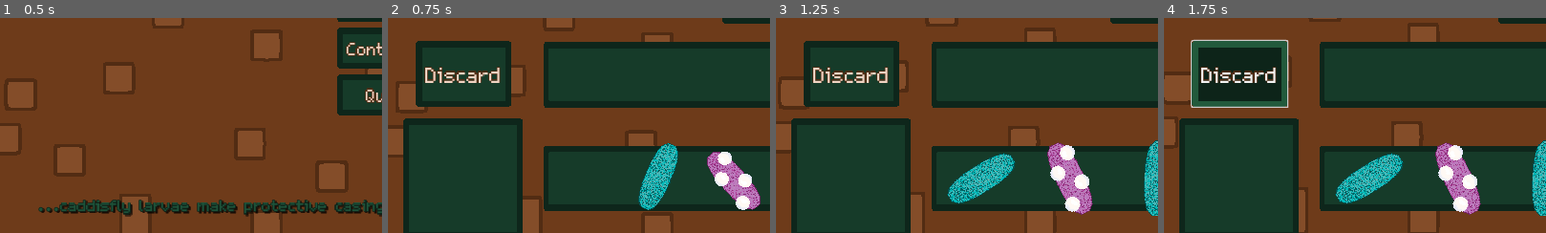
Above: before the commit, frames 1-4 (left to right).
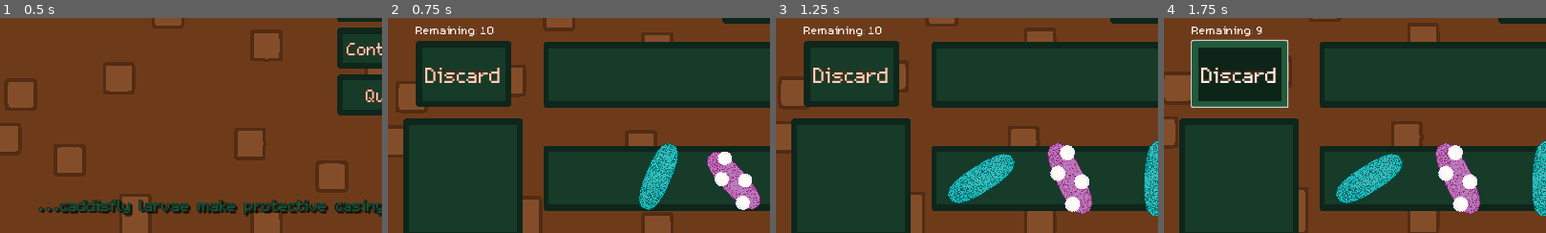
Above: after the commit, the same moments.

Repository: Splashy-Inc/caddishack
Game: Godot game, scene res://SCENES/screen_manager.tscn
Same seed, same stepped clock (60 frames per second), same inputs: the game is played once before the commit and once after it. The engine's default icon, where the game draws it, is replaced by a stand-in: a white triangle on a blue panel in a dark square.
Inputs:
- Up to frame 1 (0.5 s): no input
- Up to frame 2 (0.75 s): click "Play" at 0.5 s
- Up to frame 3 (1.25 s): no input
- Up to frame 4 (1.75 s): click "Discard" at 1.25 s
The pictures show only the part of the screen within x 0-50%, y 46-96%; the shares and areas given below are measured in that part.

Frame 1 is identical in both runs. In frame 2, 0.4% of the frame differs, in the area x 7-28%, y 3-9%; in frame 3, 0.4%; in frame 4, 0.3%.

Commit message:
Limited discards and disable when not usable
2 discards per bracelet

Diff:
--- a/SCENES/CRAFT_STATION/bracelet_station.tscn
+++ b/SCENES/CRAFT_STATION/bracelet_station.tscn
@@ -11,6 +11,7 @@
 [ext_resource type="StyleBox" uid="uid://b4ohcrep4kgqi" path="res://RESOURCES/button_box_hover.tres" id="7_wvnwv"]
 [ext_resource type="Resource" uid="uid://c81ojbagj28o1" path="res://RESOURCES/test_bead_pile.tres" id="9_crcei"]
 [ext_resource type="StyleBox" uid="uid://clyq3pof6wks3" path="res://RESOURCES/button_box_normal.tres" id="10_18jgd"]
+[ext_resource type="PackedScene" uid="uid://45xgooudgaro" path="res://SCENES/CRAFT_STATION/discard_button.tscn" id="10_r73u2"]
 [ext_resource type="PackedScene" uid="uid://dgcnerkvrs865" path="res://SCENES/run_info_button.tscn" id="12_b481e"]
 [ext_resource type="PackedScene" uid="uid://b0qf7jypiefqa" path="res://SCENES/GUI/station_ui.tscn" id="13_vg1c5"]
 
@@ -49,19 +50,11 @@
 [node name="SelectionPanel" parent="PlayingField" instance=ExtResource("6_kjoem")]
 position = Vector2(640, 425)
 
-[node name="DiscardButton" type="Button" parent="PlayingField"]
-custom_minimum_size = Vector2(0, 110)
+[node name="DiscardButton" parent="PlayingField" instance=ExtResource("10_r73u2")]
 offset_left = 47.0
 offset_top = 370.0
 offset_right = 207.0
 offset_bottom = 480.0
-size_flags_horizontal = 0
-size_flags_vertical = 0
-theme = ExtResource("6_nek36")
-theme_override_font_sizes/font_size = 55
-theme_override_styles/hover = ExtResource("7_wvnwv")
-theme_override_styles/normal = ExtResource("10_18jgd")
-text = "Discard"
 
 [node name="DiscardPile" parent="PlayingField" instance=ExtResource("7_atnpg")]
 z_index = 1
--- /dev/null
+++ b/SCENES/CRAFT_STATION/discard_button.tscn
@@ -0,0 +1,37 @@
+[gd_scene load_steps=6 format=3 uid="uid://45xgooudgaro"]
+
+[ext_resource type="Theme" uid="uid://x3hcgv6o4dat" path="res://RESOURCES/brown_text.tres" id="1_tl6gn"]
+[ext_resource type="StyleBox" uid="uid://cqe3jf4ia3cgx" path="res://RESOURCES/button_box_disabled.tres" id="2_fskat"]
+[ext_resource type="StyleBox" uid="uid://b4ohcrep4kgqi" path="res://RESOURCES/button_box_hover.tres" id="3_ffh40"]
+[ext_resource type="StyleBox" uid="uid://clyq3pof6wks3" path="res://RESOURCES/button_box_normal.tres" id="4_ks4c6"]
+[ext_resource type="Script" path="res://SCRIPTS/CRAFT_STATION/discard_button.gd" id="5_b7rid"]
+
+[node name="DiscardButton" type="Button"]
+custom_minimum_size = Vector2(0, 110)
+offset_right = 160.0
+offset_bottom = 110.0
+size_flags_horizontal = 0
+size_flags_vertical = 0
+theme = ExtResource("1_tl6gn")
+theme_override_font_sizes/font_size = 55
+theme_override_styles/disabled = ExtResource("2_fskat")
+theme_override_styles/hover = ExtResource("3_ffh40")
+theme_override_styles/normal = ExtResource("4_ks4c6")
+text = "Discard"
+script = ExtResource("5_b7rid")
+
+[node name="HBoxContainer" type="HBoxContainer" parent="."]
+custom_minimum_size = Vector2(160, 0)
+layout_mode = 0
+offset_top = -40.0
+offset_right = 40.0
+
+[node name="Label" type="Label" parent="HBoxContainer"]
+layout_mode = 2
+text = "Remaining:"
+horizontal_alignment = 2
+
+[node name="Number" type="Label" parent="HBoxContainer"]
+layout_mode = 2
+text = "0"
+horizontal_alignment = 2
--- a/SCRIPTS/CRAFT_STATION/bracelet_station.gd
+++ b/SCRIPTS/CRAFT_STATION/bracelet_station.gd
@@ -11,6 +11,7 @@
 @onready var bracelet_panel: BraceletContructionPanel = $PlayingField/BraceletPanel
 @onready var complete_bracelet_panel: BraceletContainer = $PlayingField/CompleteBraceletPanel
 @onready var info_panel: BraceletInfoPanel = $PlayingField/InfoPanel
+@onready var discard_button: DiscardButton = $PlayingField/DiscardButton
 
 # Called when the node enters the scene tree for the first time.
 func _ready() -> void:
@@ -31,16 +32,19 @@
 		else:
 			print("No more beads!")
 		await get_tree().create_timer(.05).timeout
+	check_can_discard()
 
-func get_beads_in_play():
+func get_beads_in_play() -> Array[Bead]:
 	return selection_panel.get_beads() + hand_panel.get_beads()
 
 func _on_hand_panel_bead_clicked(bead: Bead) -> void:
 	if selection_panel.get_beads().size() < bracelet_panel.bracelet.get_open_slot_count():
 		selection_panel.add_bead(bead)
+	check_can_discard()
 
 func _on_selection_panel_bead_clicked(bead: Bead) -> void:
 	hand_panel.add_bead(bead)
+	check_can_discard()
 
 func _on_play_pressed() -> void:
 	play_selection()
@@ -52,13 +56,6 @@
 		info_panel.update_bracelet_info(bracelet_panel.bracelet)
 
 	if bracelet_panel.bracelet.is_complete():
-		print("Bracelet completed!")
-		print(bracelet_panel.bracelet.calculate_value())
-		print(bracelet_panel.bracelet.info.points)
-		print(bracelet_panel.bracelet.info.mult)
-		print(bracelet_panel.bracelet.info.color_chains)
-		print(bracelet_panel.bracelet.info.special_chains)
-
 		await get_tree().create_timer(.5).timeout
 		Globals.change_run_money(bracelet_panel.bracelet.calculate_value())
 		complete_bracelet_panel.add_bracelet(bracelet_panel.bracelet)
@@ -78,10 +75,12 @@
 	discard_selection()
 
 func discard_selection():
-	for bead in selection_panel.get_beads():
-		discard_pile.add_bead(bead)
-		await get_tree().create_timer(.05).timeout
-	fill_hand()
+	if check_can_discard():
+		for bead in selection_panel.get_beads():
+			discard_pile.add_bead(bead)
+			await get_tree().create_timer(.05).timeout
+		discard_button.use_discard()
+		fill_hand()
 
 func load_run_info():
 	bracelet_panel.bracelet.clear_beads()
@@ -91,3 +90,15 @@
 	draw_pile.set_beads(Globals.run_info.bead_pile)
 	complete_bracelet_panel.fill_bracelets(Globals.run_info.bracelets)
 	fill_hand()
+
+func check_can_discard():
+	if hand_panel.get_beads().size() + draw_pile.get_beads().size() < 10 - bracelet_panel.bracelet.get_beads().size():
+		discard_button.disabled = true
+		return false
+
+	if discard_button.remaining <= 0:
+		discard_button.disabled = true
+		return false
+
+	discard_button.disabled = false
+	return true
--- /dev/null
+++ b/SCRIPTS/CRAFT_STATION/discard_button.gd
@@ -0,0 +1,23 @@
+extends Button
+
+class_name DiscardButton
+
+@export var remaining := 10
+
+@onready var number: Label = $HBoxContainer/Number
+
+# Called when the node enters the scene tree for the first time.
+func _ready() -> void:
+	number.text = str(remaining)
+
+# Called every frame. 'delta' is the elapsed time since the previous frame.
+func _process(delta: float) -> void:
+	pass
+
+func use_discard():
+	if remaining > 0:
+		remaining -= 1
+		number.text = str(remaining)
+
+	if remaining <= 0:
+		disabled = true
Not shown: 1 places in SCENES/CRAFT_STATION/bracelet_station.tscn that only renumber resources
